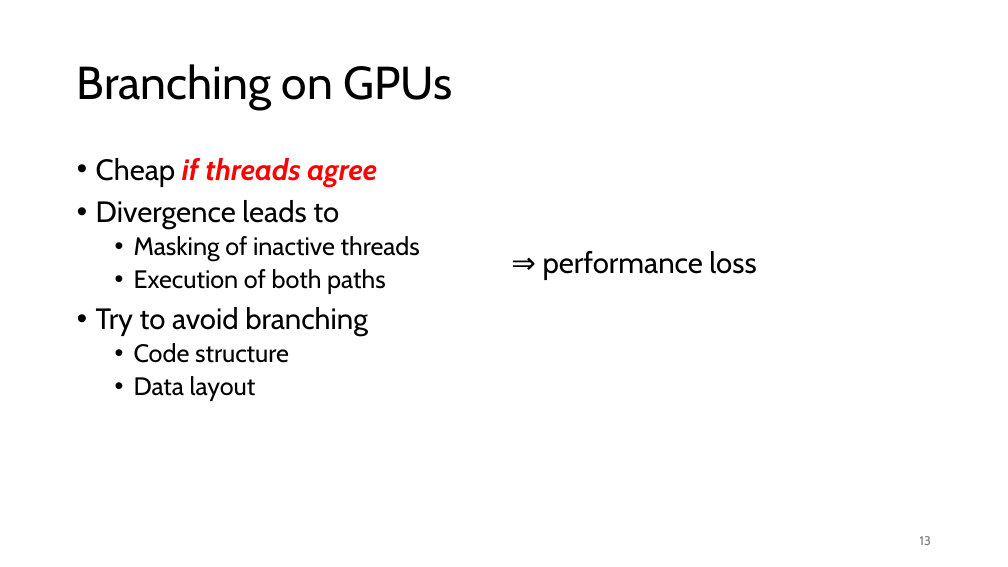
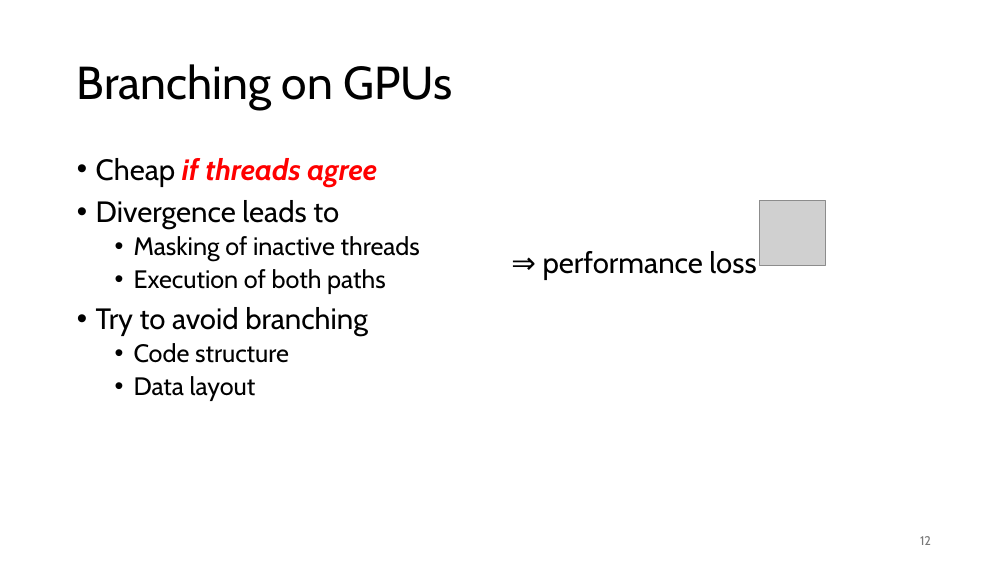
Before and after one commit to gjbex/Python-on-GPUs, a slide deck: slide 12 of python_on_gpus.pptx (slide 13 before the commit). Drawn at 1008x567 pixels with LibreOffice and Linux fonts; fonts in the diff are those of the drawing; grey boxes stand for pictures. Boxes give left, top, right and bottom in pixels: in the first picture for what was removed or moved away, otherwise in the second. Text is boxed around its words. In the diff, an @@ line names an element or a change of style, - is before the commit and + after.

```diff
--- a/python_on_gpus.pptx
+++ b/python_on_gpus.pptx
@@ picture added at [760,200,826,266] @@
@@ page number removed at [920,536,931,545] @@
-13
@@ page number added at [920,536,931,545], 12 pt, text #FFFFFF @@
+12
```
Also in this commit, not shown: 5 other slides changed, 10 slides added, 1 slide removed.
